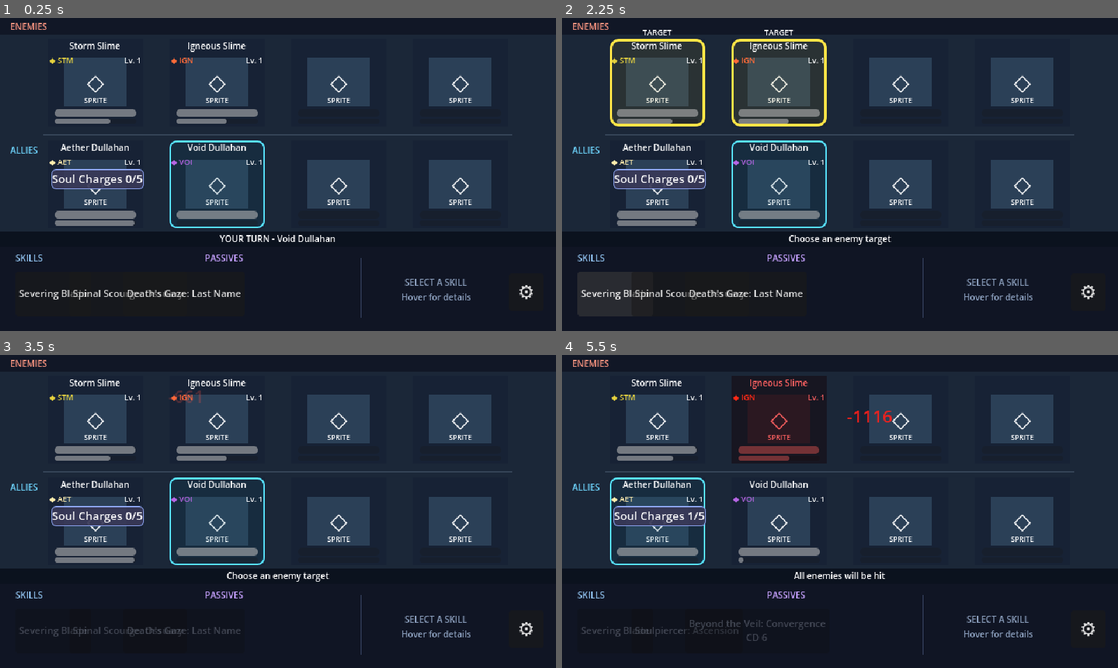
Above: before the commit, frames 1-4 (two rows, left to right).
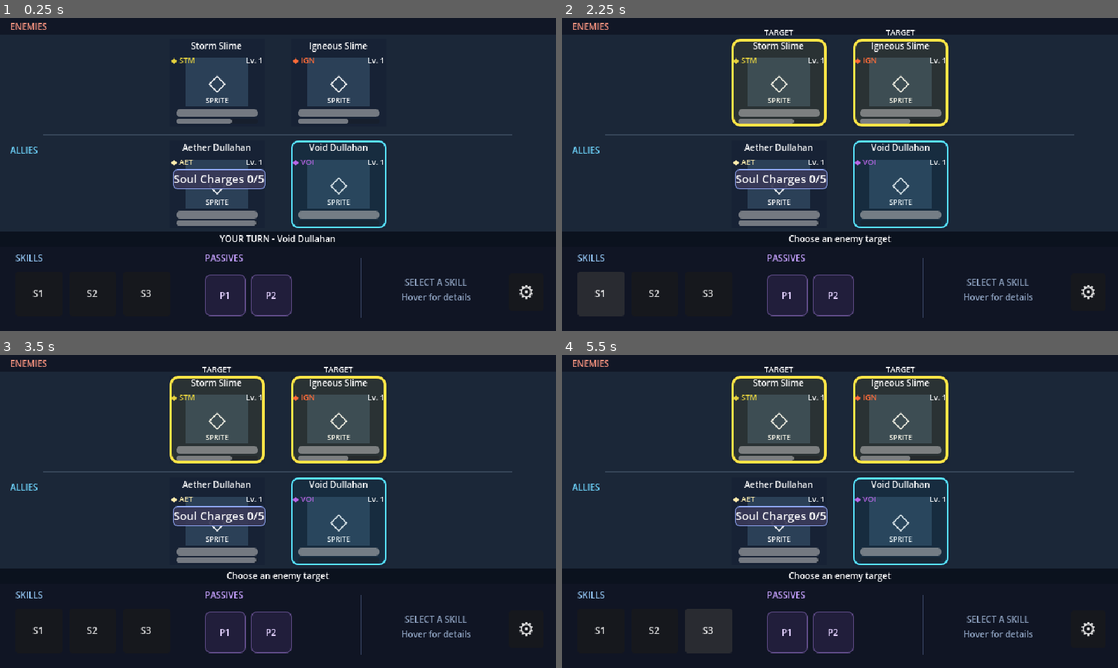
Above: after the commit, the same moments.

Repository: Akharyuu/monster-rpg
Game: Godot game, scene res://scenes/battle/battle_screen.tscn
Two runs of this game, one before a commit and one after it. Both use one fixed random seed, a clock stepped at 60 frames per second and the inputs below.
Inputs (mouse positions are in pixels of both pictures, inside the frame that each line leads up to):
- Up to frame 1 (0.25 s): no input
- Up to frame 2 (2.25 s): click "⚙" at 0.5 s; click (840, 202) at 1.25 s, where only the run after the commit has a clickable "Restart demo"; click "Severing Blade" (after the commit: "S1") at 2 s
- Up to frame 3 (3.5 s): click (94, 420) at 2.77 s
- Up to frame 4 (5.5 s): click (656, 630) at 3.5 s, where only the run after the commit has a clickable "S2"; click "Soulpiercer: Ascension" (after the commit: "S2") at 4.25 s; click (706, 630) at 5 s, where only the run after the commit has a clickable "S3"

The runs differ from the first frame. In frame 1, 14% of the frame differs, in the area x 3-89%, y 7-96%; in frame 2, 15%; in frame 3, 15%; in frame 4, 20%, in the area x 3-89%, y 3-96%.

Commit message:
ui: wire compact formation, responsive buttons and sprite placeholders

Diff:
--- a/godot/scenes/battle/battle_screen.gd
+++ b/godot/scenes/battle/battle_screen.gd
@@ -19,15 +19,16 @@
 @onready var skill_2_button = $"Skill 2 Button"
 @onready var skill_3_button = $"Skill 3 Button"
 @onready var turn_label = $"Turn Label"
+@onready var options_overlay: ColorRect = $"Options Overlay"
 
 @onready var ally_huds: Array = [
-    $"Ally HUD 1",
-    $"Ally HUD 2"
+    $"Ally HUD 1", $"Ally HUD 2",
+    $"Ally HUD 3", $"Ally HUD 4"
 ]
 
 @onready var enemy_huds: Array = [
-    $"Enemy HUD 1",
-    $"Enemy HUD 2"
+    $"Enemy HUD 1", $"Enemy HUD 2",
+    $"Enemy HUD 3", $"Enemy HUD 4"
 ]
 
 var allies: Array = []
@@ -67,13 +68,16 @@
         enemy.max_health = 100000
         enemy.health = enemy.max_health
 
+    _layout_team_huds(ally_huds, allies.size())
+    _layout_team_huds(enemy_huds, enemies.size())
+
     battle_controller = BattleControllerScript.new()
     battle_controller.setup(
         allies,
         enemies
     )
 
-    for index in range(ally_huds.size()):
+    for index in range(mini(ally_huds.size(), allies.size())):
         ally_huds[index].bind_monster(
             allies[index],
             false
@@ -84,7 +88,7 @@
                 _on_ally_target_pressed(index_copy)
         )
 
-    for index in range(enemy_huds.size()):
+    for index in range(mini(enemy_huds.size(), enemies.size())):
         enemy_huds[index].bind_monster(
             enemies[index],
             true
@@ -99,6 +103,30 @@
 
     await get_tree().process_frame
     start_next_turn()
+
+
+func _layout_team_huds(huds: Array, team_size: int) -> void:
+    var count: int = mini(team_size, huds.size())
+    var width := 110.0
+    var step := 140.0
+    var first: float = (640.0 - count * width - maxi(count - 1, 0) * 30.0) / 2.0
+    for index in range(huds.size()):
+        var combat_hud: Control = huds[index]
+        combat_hud.visible = index < count
+        if index < count:
+            combat_hud.position.x = roundf(first + index * step)
+
+
+func _on_options_button_pressed() -> void:
+    options_overlay.visible = not options_overlay.visible
+
+
+func _on_resume_button_pressed() -> void:
+    options_overlay.visible = false
+
+
+func _on_restart_button_pressed() -> void:
+    get_tree().reload_current_scene()
 
 
 func start_next_turn() -> void:
@@ -642,12 +670,12 @@
 
 
 func update_battle_ui() -> void:
-    for index in range(ally_huds.size()):
+    for index in range(mini(ally_huds.size(), allies.size())):
         ally_huds[index].refresh(
             battle_controller.active_monster == allies[index]
         )
 
-    for index in range(enemy_huds.size()):
+    for index in range(mini(enemy_huds.size(), enemies.size())):
         enemy_huds[index].refresh(
             battle_controller.active_monster == enemies[index]
         )
@@ -700,7 +728,7 @@
             _set_action_button_state(button, true)
             continue
 
-        button.text = skill.skill_name
+        button.text = "S%d" % (index + 1)
         button.set_tooltip_skill(skill)
 
         if skill.current_cooldown > 0:
@@ -724,33 +752,9 @@
         )
 
 
-func _layout_passive_buttons(visible_count: int) -> void:
-    var buttons := [
-        passive_button,
-        passive_button_2,
-        passive_button_3
-    ]
-
-    # Give each tooltip button room for an optional CD line.
-    # Three simultaneous buttons retain the compact layout.
-    var top_positions: Array[int] = [
-        515, 562, 577
-    ]
-    var bottom_positions: Array[int] = [
-        558, 605, 605
-    ]
-
-    if visible_count >= 3:
-        top_positions = [515, 546, 577]
-        bottom_positions = [543, 574, 605]
-
-    for index in range(visible_count):
-        buttons[index].offset_top = top_positions[index]
-        buttons[index].offset_bottom = bottom_positions[index]
-        buttons[index].add_theme_font_size_override(
-            "font_size",
-            12
-        )
+func _layout_passive_buttons(_visible_count: int) -> void:
+    # Fixed compact scene coordinates keep tooltips/actions in place.
+    pass
 
 
 func _update_passive_button() -> void:
@@ -802,9 +806,7 @@
             )
 
         button.visible = true
-        button.text = str(
-            passive_data.get("name", "PASSIVE")
-        )
+        button.text = "P%d" % (index + 1)
 
         if remaining_cd > 0:
             button.text += "\nCD %d" % remaining_cd
@@ -884,7 +886,7 @@
 
         # Soul Charges are already displayed in the monster HUD.
         # Availability is conveyed by the button's visual state.
-        action_button.text = "Soul Recall"
+        action_button.text = "RECALL"
 
         if selected:
             action_button.set_visual_state("active_selected")
